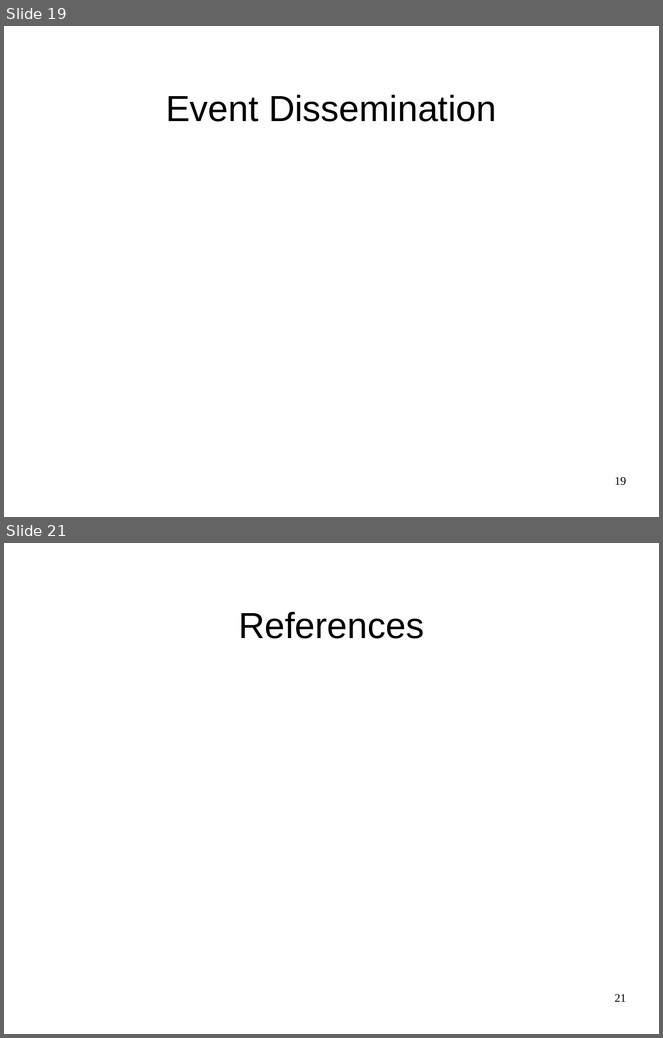
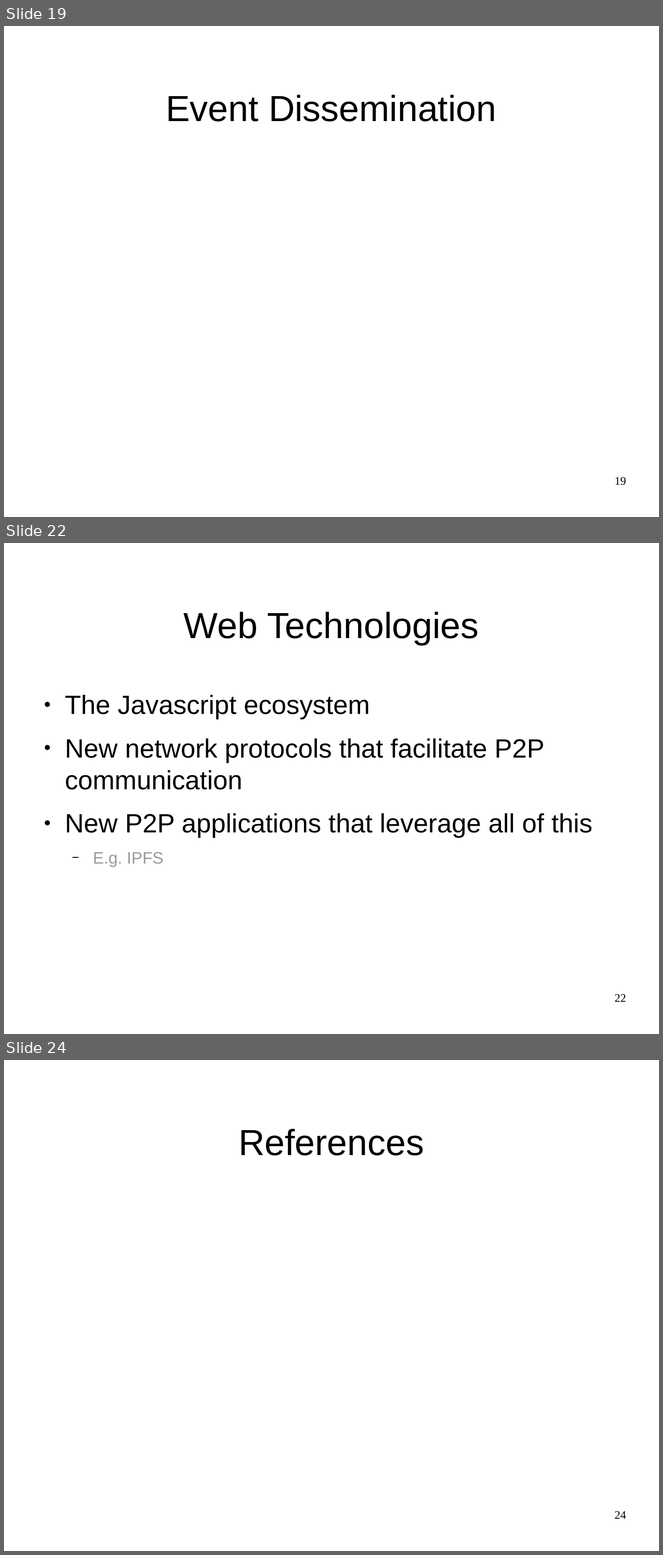
Before and after one commit to JGAntunes/pulsarcast, a slide deck: project-report/presentation.odp. Shown one above the other, each under a label of ours: slides 19 and 21 before the commit, slides 19, 22 and 24 after it; the slides between them are not shown. The pictures are 663x1038 and 663x1555 pixels, drawn with LibreOffice and Linux fonts; fonts in the diff are those of the drawing; background and template pictures are left out. Boxes give left, top, right and bottom in pixels: in the first picture for what was removed or moved away, otherwise in the second. Text is boxed around its words. In the diff, an @@ line names an element or a change of style, - is before the commit and + after.

```diff
--- a/project-report/presentation.odp
+++ b/project-report/presentation.odp
@@ slide 22 added at [4, 543, 659, 1034], background #FFFFFF @@
@@ title added at [184, 612, 479, 645], 44 pt, text #000000 @@
+Web Technologies
@@ text added at [65, 695, 593, 867], 32 pt, text #000000 @@
+● The Javascript ecosystem
+● New network protocols that facilitate P2P communication
+● New P2P applications that leverage all of this
+  − E.g. IPFS
@@ page number added at [615, 994, 626, 1002], 14 pt, text #000000 @@
+22
@@ what was slide 21 is now slide 24 @@
@@ page number at [615, 1511, 626, 1519]: text changed @@
-21
+24
```
Also in this commit, not shown: 4 slides changed, 2 other slides added.
